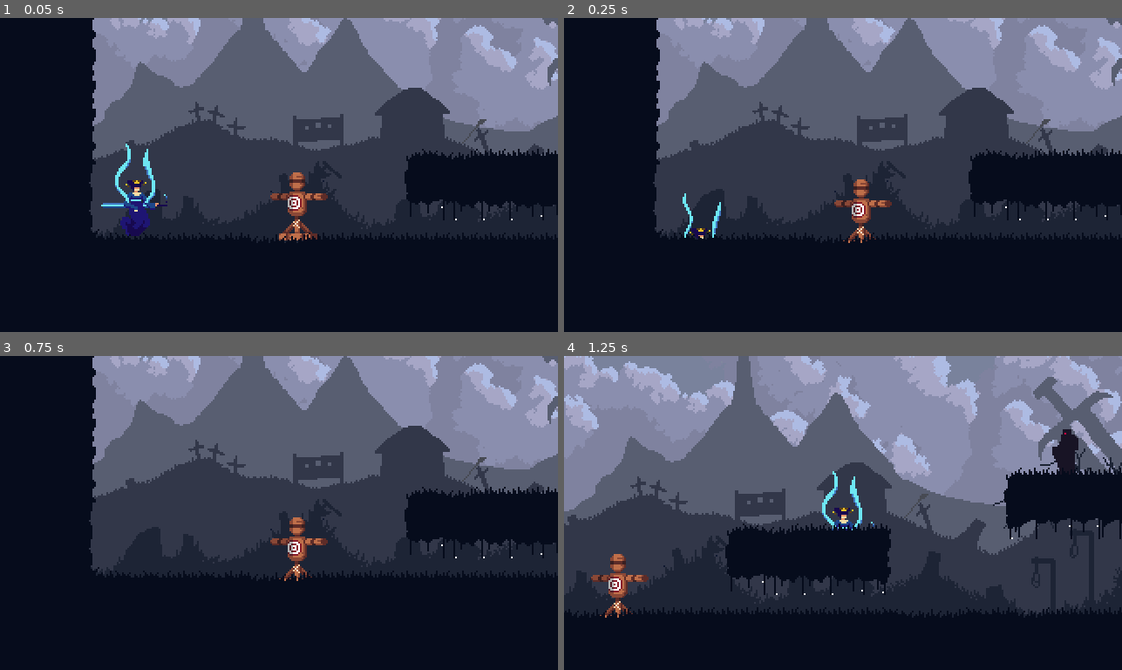
Above: before the commit, frames 1-4 (two rows, left to right).
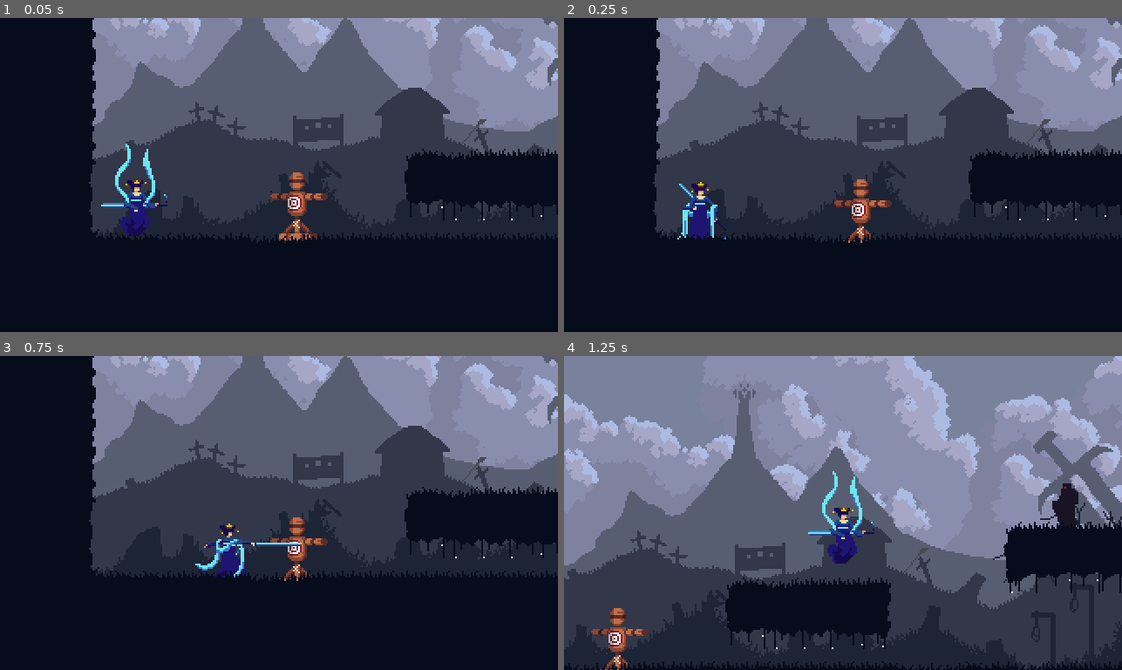
Above: after the commit, the same moments.

Repository: petrik33/bsu-action-platformer
Game: Godot game, scene res://scene/game.tscn
Same seed, same stepped clock (60 frames per second), same inputs: the game is played once before the commit and once after it.
Inputs (mouse positions are in pixels of both pictures, inside the frame that each line leads up to):
- Up to frame 1 (0.05 s): no input
- Up to frame 2 (0.25 s): no input
- Up to frame 3 (0.75 s): move the mouse to (401, 497) at 0.52 s; hold D (right) from 0.53 s (still down); click (401, 497) at 0.6 s
- Up to frame 4 (1.25 s): keep holding D (right); tap Space (jump) at 0.77 s

Frame 1 is identical in both runs. In frame 2, 0.8% of the frame differs, in the area x 20-30%, y 52-71%; in frame 3, 0.8%; in frame 4, 65%, in the area x 0-100%, y 0-100%.

Commit message:
Update tool to use interpolated time instead of equally splitting timeline + apply fine-tuning discrete mapping and collision shape offset fix

Diff:
--- a/scene/water_priestess.tscn
+++ b/scene/water_priestess.tscn
@@ -888,9 +888,9 @@
 tracks/3/interp = 1
 tracks/3/loop_wrap = true
 tracks/3/keys = {
-"times": PackedFloat32Array(0, 0.14285715, 0.2857143, 0.42857143, 0.5714286, 0.71428573, 0.85714287),
+"times": PackedFloat32Array(0, 0.10000001, 0.23333335, 0.36666667, 0.5, 0.6666667, 0.8000001),
 "transitions": PackedFloat32Array(1, 1, 1, 1, 1, 1, 1),
-"update": 0,
+"update": 1,
 "values": [Vector2(-1, -31), Vector2(-8, -31), Vector2(14, -31), Vector2(15, -31), Vector2(11, -31), Vector2(4, -31), Vector2(0, -31)]
 }
 
@@ -939,10 +939,10 @@
 tracks/3/interp = 1
 tracks/3/loop_wrap = true
 tracks/3/keys = {
-"times": PackedFloat32Array(0, 0.0625, 0.125, 0.1875, 0.25, 0.3125, 0.375, 0.4375, 0.5, 0.5625, 0.625, 0.6875, 0.75, 0.8125, 0.875, 0.9375, 1),
+"times": PackedFloat32Array(0, 0.033333335, 0.10000001, 0.16666667, 0.23333335, 0.3, 0.36666667, 0.43333337, 0.5, 0.53333336, 0.6, 0.6666667, 0.73333335, 0.8000001, 0.86666673, 0.9333334, 1),
 "transitions": PackedFloat32Array(1, 1, 1, 1, 1, 1, 1, 1, 1, 1, 1, 1, 1, 1, 1, 1, 1),
-"update": 0,
-"values": [Vector2(14, -31), Vector2(13, -31), Vector2(10, -31), Vector2(9, -31), Vector2(8, -31), Vector2(5, -31), Vector2(4, -31), Vector2(-3, -31), Vector2(-4, -31), Vector2(-4, -31), Vector2(13, -31), Vector2(14, -31), Vector2(15, -31), Vector2(16, -31), Vector2(12, -31), Vector2(4, -31), Vector2(0, -31)]
+"update": 1,
+"values": [Vector2(13, -31), Vector2(12, -31), Vector2(9, -31), Vector2(8, -31), Vector2(7, -31), Vector2(4, -31), Vector2(3, -31), Vector2(-4, -31), Vector2(-5, -31), Vector2(-5, -31), Vector2(12, -31), Vector2(13, -31), Vector2(14, -31), Vector2(15, -31), Vector2(11, -31), Vector2(4, -31), Vector2(0, -31)]
 }
 
 [sub_resource type="Animation" id="Animation_ytxcy"]
@@ -990,9 +990,9 @@
 tracks/3/interp = 1
 tracks/3/loop_wrap = true
 tracks/3/keys = {
-"times": PackedFloat32Array(0, 0.1, 0.2, 0.3, 0.4, 0.5, 0.6, 0.7, 0.8, 0.9, 1),
+"times": PackedFloat32Array(0, 0.06666667, 0.16666667, 0.26666668, 0.36666667, 0.4666667, 0.5666667, 0.6666667, 0.7666667, 0.86666673, 0.9666667),
 "transitions": PackedFloat32Array(1, 1, 1, 1, 1, 1, 1, 1, 1, 1, 1),
-"update": 0,
+"update": 1,
 "values": [Vector2(18, -31), Vector2(26, -31), Vector2(28, -31), Vector2(33, -31), Vector2(37, -31), Vector2(39, -31), Vector2(39, -31), Vector2(26, -31), Vector2(11, -31), Vector2(4, -31), Vector2(0, -31)]
 }
 
@@ -1056,7 +1056,7 @@
 
 [node name="CollisionShape2D" type="CollisionShape2D" parent="." unique_id=743458432]
 visible = false
-position = Vector2(0.5, -18)
+position = Vector2(-0.5, -18)
 shape = SubResource("RectangleShape2D_w8ny5")
 
 [node name="AnimationPlayer" type="AnimationPlayer" parent="." unique_id=321922695]
@@ -1118,9 +1118,9 @@
 anim_player = NodePath("../AnimationPlayer")
 sprite = NodePath("../Visuals/AnimatedSprite2D")
 tracker = NodePath("../Visuals/Origin")
-sprite_anim_name = "attack3"
-anim_player_anim_name = "attack3"
+sprite_anim_name = "attack1"
 lock_y = true
-search_radius = 16
+update_patch_per_frame = null
+search_radius = 24
 patch_size = 3
 metadata/_custom_type_script = "uid://c6suu7pvlsi32"
--- a/script/actor.gd
+++ b/script/actor.gd
@@ -23,7 +23,8 @@
 
 func _process(_delta: float) -> void:
 	if origin != null:
-		collision_shape.position = origin.position + collision_shape_offset
+		var target_global_pos := origin.to_global(collision_shape_offset)
+		collision_shape.position = to_local(target_global_pos)
 
 func face_movement():
 	face(velocity.x)
@@ -75,10 +76,7 @@
 
 
 func _calc_collision_shape_offset():
-	if collision_shape.shape is RectangleShape2D:
-		collision_shape_offset = Vector2(0, -collision_shape.shape.size.y / 2.0)
-	else:
-		collision_shape_offset = collision_shape.position
+	collision_shape_offset = origin.to_local(collision_shape.global_position)
 
 func _calc_sprite_animation_speed(anim_name: StringName, time: float) -> float:
 	if time <= 0.0 or not sprite.sprite_frames.has_animation(anim_name):
--- a/script/tool/animated_motion_tracker.gd
+++ b/script/tool/animated_motion_tracker.gd
@@ -37,6 +37,8 @@
 @export_group("Feature Tracking")
 ## Enables pixel pattern matching relative to current setup's sampled pixel anchor.
 @export var enable_pixel_tracking: bool = true
+## If true, updates the reference color patch every frame. Useful when the tracked feature changes shape or lighting over time. If false, strictly searches for the initial frame's patch colors (though the search anchor still moves to the previous found position).
+@export var update_patch_per_frame: bool = true
 ## Radius (in pixels) around the baseline position to search for the pixel pattern match.
 @export_range(2, 64) var search_radius: int = 8
 ## Size of the pixel patch to sample (1 samples a single pixel; odd sizes work best).
@@ -55,30 +57,12 @@
 		return
 
 	var initial_tracker_pos := tracker.position
-
 	var anim: Animation = anim_player.get_animation(anim_player_anim_name)
 	var frames_res: SpriteFrames = sprite.sprite_frames
 
 	var root_node = anim_player.get_node_or_null(anim_player.root_node)
 	if not root_node:
 		root_node = anim_player.get_parent()
-
-	var relative_sprite_path = root_node.get_path_to(sprite)
-	var sprite_frame_track_path = NodePath(String(relative_sprite_path) + ":frame")
-	var sprite_frame_track_idx = anim.find_track(sprite_frame_track_path, Animation.TYPE_VALUE)
-
-	var start_time: float = anim.track_get_key_time(sprite_frame_track_idx, 0)
-	var start_val: float = float(anim.track_get_key_value(sprite_frame_track_idx, 0))
-
-	var last_key_idx = anim.track_get_key_count(sprite_frame_track_idx) - 1
-	var end_time: float = anim.track_get_key_time(sprite_frame_track_idx, last_key_idx)
-	var end_val: float = float(anim.track_get_key_value(sprite_frame_track_idx, last_key_idx))
-
-	var start_frame: int = int(start_val)
-	var end_frame: int = int(end_val)
-
-	var total_frames_to_process = abs(end_frame - start_frame) + 1
-	var frame_step = 1 if end_frame >= start_frame else -1
 
 	var relative_tracker_path := root_node.get_path_to(tracker)
 	var track_path := NodePath(String(relative_tracker_path) + ":position")
@@ -119,53 +103,65 @@
 
 	var current_pixel_pos := ref_pixel_pos
 
-	for step in range(total_frames_to_process):
-		var frame_idx = start_frame + (step * frame_step)
-		var current_time = _calculate_keyframe_time(frame_idx, start_val, end_val, start_time, end_time)
-
-		var texture = frames_res.get_frame_texture(sprite_anim_name, frame_idx)
-		if texture:
-			var img = texture.get_image()
-			var used_rect = img.get_used_rect()
-			if used_rect.size == Vector2i.ZERO:
-				used_rect = Rect2i(Vector2i.ZERO, img.get_size())
-
-			var baseline_point: Vector2i
-			if enable_pixel_tracking:
-				baseline_point = Vector2i(round(current_pixel_pos.x), round(current_pixel_pos.y))
-			else:
-				baseline_point = Vector2i(
-					round(used_rect.position.x + (relative_norm_pos.x * used_rect.size.x)),
-					round(used_rect.position.y + (relative_norm_pos.y * used_rect.size.y))
-				)
-
-			var target_pixel_pos = Vector2(baseline_point)
-
-			if enable_pixel_tracking and not ref_patch.is_empty():
-				target_pixel_pos = _find_best_patch_match(img, baseline_point, ref_patch, half_patch, search_radius, lock_y)
-				current_pixel_pos = target_pixel_pos
-				ref_patch = _sample_patch(img, Vector2i(target_pixel_pos), half_patch)
-
-			var target_sprite_pos := _image_pixel_to_sprite_local(img, target_pixel_pos)
-			var target_tracker_pos := _convert_sprite_local_to_tracker_parent(target_sprite_pos)
-
-			if lock_y:
-				target_tracker_pos.y = initial_tracker_pos.y
-
-			anim.track_insert_key(track_idx, current_time, target_tracker_pos)
+	var original_anim = anim_player.assigned_animation
+	var original_pos = anim_player.current_animation_position
+
+	anim_player.assigned_animation = anim_player_anim_name
+
+	var step_resolution = anim.step
+	if step_resolution <= 0.0:
+		step_resolution = 1.0 / 60.0
+
+	var last_processed_frame := -1
+	var t := 0.0
+
+	while t <= anim.length + (step_resolution / 2.0):
+		anim_player.seek(t, true)
+		var current_frame = sprite.frame
+
+		if current_frame != last_processed_frame:
+			var texture = frames_res.get_frame_texture(sprite_anim_name, current_frame)
+			if texture:
+				var img = texture.get_image()
+				var used_rect = img.get_used_rect()
+				if used_rect.size == Vector2i.ZERO:
+					used_rect = Rect2i(Vector2i.ZERO, img.get_size())
+
+				var baseline_point: Vector2i
+				if enable_pixel_tracking:
+					baseline_point = Vector2i(round(current_pixel_pos.x), round(current_pixel_pos.y))
+				else:
+					baseline_point = Vector2i(
+						round(used_rect.position.x + (relative_norm_pos.x * used_rect.size.x)),
+						round(used_rect.position.y + (relative_norm_pos.y * used_rect.size.y))
+					)
+
+				var target_pixel_pos = Vector2(baseline_point)
+
+				if enable_pixel_tracking and not ref_patch.is_empty():
+					target_pixel_pos = _find_best_patch_match(img, baseline_point, ref_patch, half_patch, search_radius, lock_y)
+					current_pixel_pos = target_pixel_pos
+					if update_patch_per_frame:
+						ref_patch = _sample_patch(img, Vector2i(target_pixel_pos), half_patch)
+
+				var target_sprite_pos := _image_pixel_to_sprite_local(img, target_pixel_pos)
+				var target_tracker_pos := _convert_sprite_local_to_tracker_parent(target_sprite_pos)
+
+				if lock_y:
+					target_tracker_pos.y = initial_tracker_pos.y
+
+				anim.track_insert_key(track_idx, t, target_tracker_pos)
+
+			last_processed_frame = current_frame
+
+		t += step_resolution
+
+	if not original_anim.is_empty():
+		anim_player.assigned_animation = original_anim
+		anim_player.seek(original_pos, true)
 
 	print("Successfully keyframed tracked positions for: ", anim_player_anim_name)
 
-
-func _calculate_keyframe_time(frame_idx: int, start_val: float, end_val: float, start_time: float, end_time: float) -> float:
-	var val_delta = end_val - start_val
-	if absf(val_delta) < 0.0001:
-		return start_time
-
-	var target_float_val = float(frame_idx)
-	var t_factor = clampf((target_float_val - start_val) / val_delta, 0.0, 1.0)
-
-	return lerp(start_time, end_time, t_factor)
 
 func _convert_sprite_local_to_tracker_parent(sprite_local_pos: Vector2) -> Vector2:
 	var global_pos = sprite.to_global(sprite_local_pos)
@@ -270,9 +266,7 @@
 
 		if sprite_frame_track_idx == -1:
 			warnings.append("Animation '%s' is missing a '%s' track." % [anim_player_anim_name, sprite_frame_track_path])
-		elif anim.track_get_key_count(sprite_frame_track_idx) < 2:
-			warnings.append("The '%s' track must contain at least 2 keyframes (start and end bounds)." % sprite_frame_track_path)
-		elif anim.track_get_interpolation_type(sprite_frame_track_idx) == Animation.INTERPOLATION_NEAREST:
-			warnings.append("The '%s' track should use continuous (Linear/Cubic) interpolation." % sprite_frame_track_path)
+		elif anim.track_get_key_count(sprite_frame_track_idx) == 0:
+			warnings.append("The '%s' track must contain at least 1 keyframe." % sprite_frame_track_path)
 
 	return warnings
